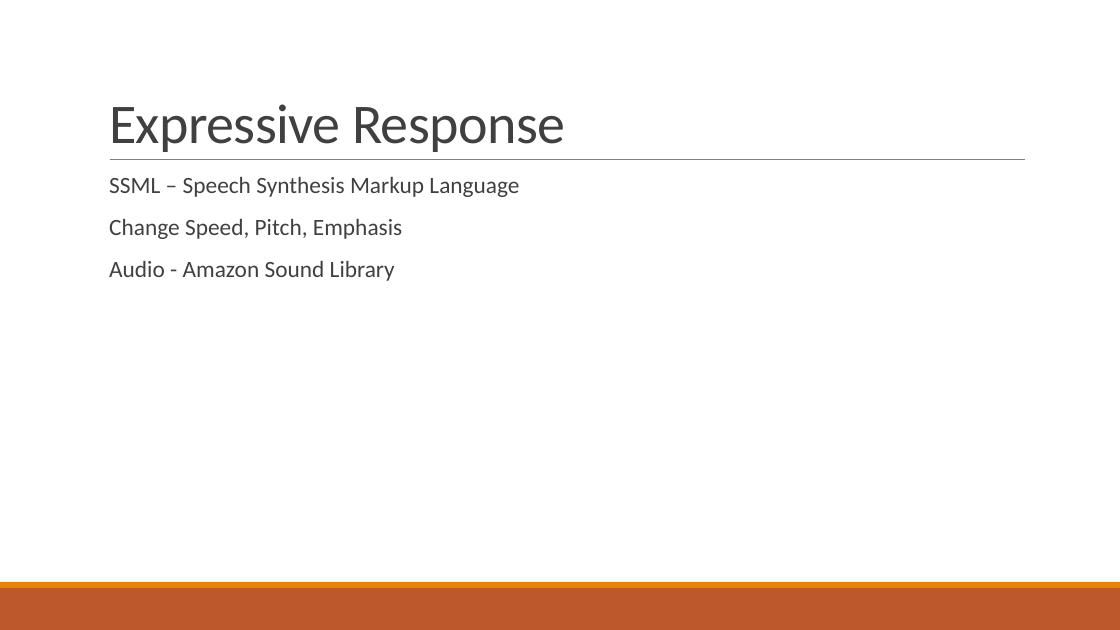
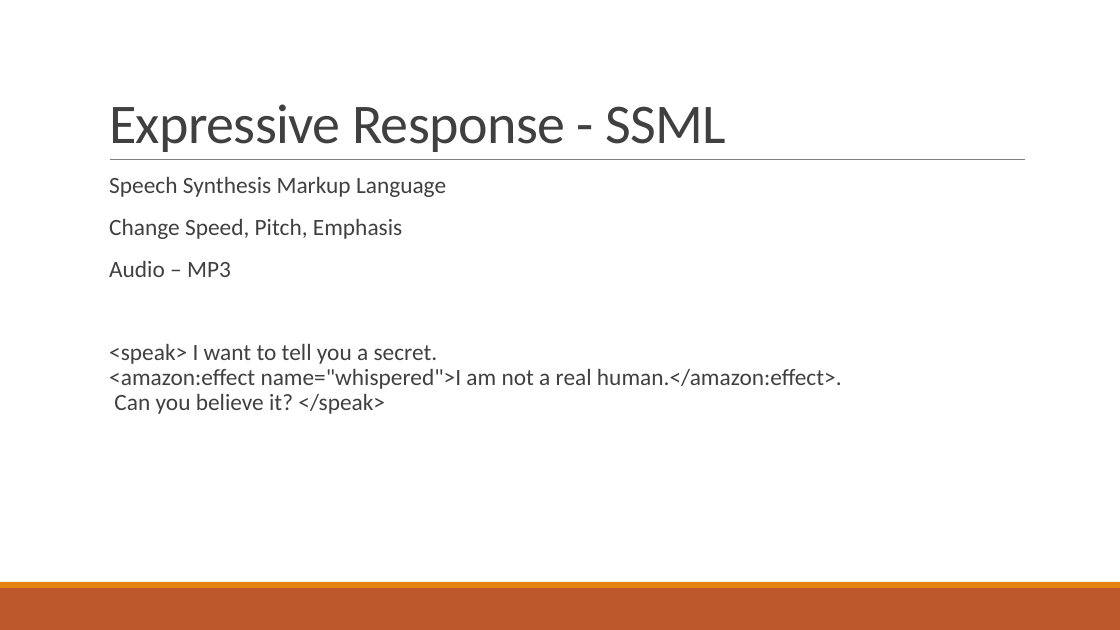
Before and after one commit to stoiveyp/DDDWales2018, a slide deck: slide 21 of Presentation/VoiceAndMore.pptx (slide 20 before the commit). Drawn at 1120x630 pixels with LibreOffice and Linux fonts; fonts in the diff are those of the drawing. Boxes give left, top, right and bottom in pixels: in the first picture for what was removed or moved away, otherwise in the second. Text is boxed around its words. In the diff, an @@ line names an element or a change of style, - is before the commit and + after.

```diff
--- a/Presentation/VoiceAndMore.pptx
+++ b/Presentation/VoiceAndMore.pptx
@@ title at (109,104,726,152): text changed @@
-Expressive Response
+Expressive Response - SSML
@@ text at (109,177,446,197): text changed @@
-  SSML – Speech Synthesis Markup Language
+  Speech Synthesis Markup Language
@@ text at (109,261,842,414): text changed @@
-  Audio - Amazon Sound Library
+  Audio – MP3
+  <speak> I want to tell you a secret.
+  <amazon:effect name="whispered">I am not a real human.</amazon:effect>.
+  Can you believe it? </speak>
```
Also in this commit, not shown: 3 other slides changed, 2 slides added.
